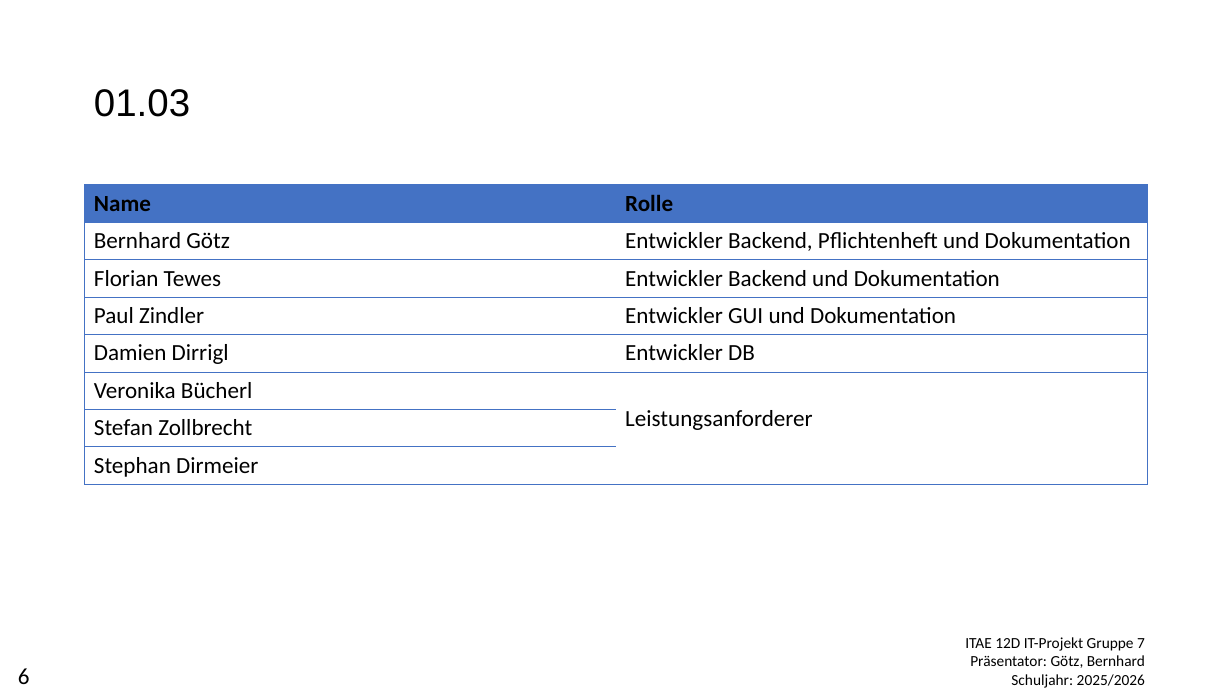
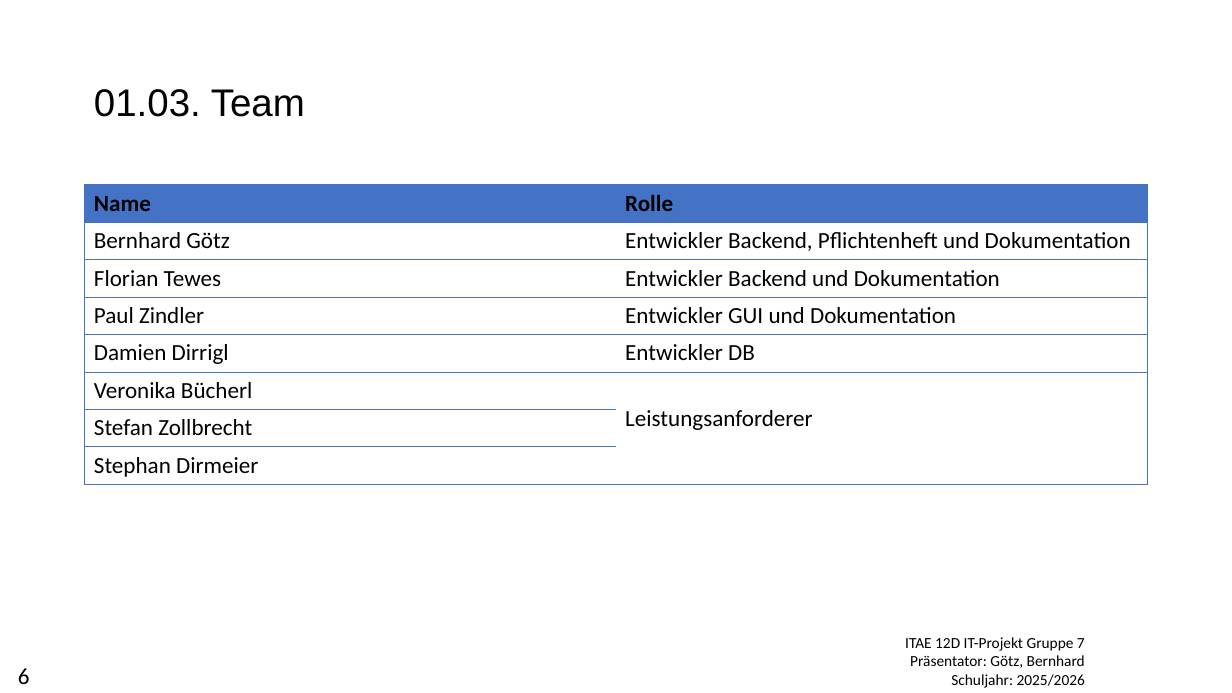
Before and after one commit to AE12-Projekt-Gruppe-7/EvalPro, a slide deck: slide 6 of docs/Praesentationen/Praesentation_Pflichtenheft_Gruppe7.pptx. Drawn at 1232x693 pixels with LibreOffice and Linux fonts; fonts in the diff are those of the drawing; background and template pictures are left out. Boxes give left, top, right and bottom in pixels: in the first picture for what was removed or moved away, otherwise in the second. Text is boxed around its words. In the diff, an @@ line names an element or a change of style, - is before the commit and + after.

Commit message:
Praesentation_Pflichtenheft_Gruppe7.pptx - Kleinere Anpassungen am Text und ergänzung von Überschrift

```diff
--- a/docs/Praesentationen/Praesentation_Pflichtenheft_Gruppe7.pptx
+++ b/docs/Praesentationen/Praesentation_Pflichtenheft_Gruppe7.pptx
@@ title at <box>94,89,305,117</box>: text changed @@
-01.03
+01.03. Team
@@ text "ITAE 12D IT-Projekt Gruppe 7": place and size @@
-text "ITAE 12D IT-Projekt Gruppe 7" at <box>965,637,1145,688</box>
+text "ITAE 12D IT-Projekt Gruppe 7" at <box>905,637,1085,688</box>
```
Also in this commit, not shown: 29 other slides changed, 3 slides added, 1 slide removed.
